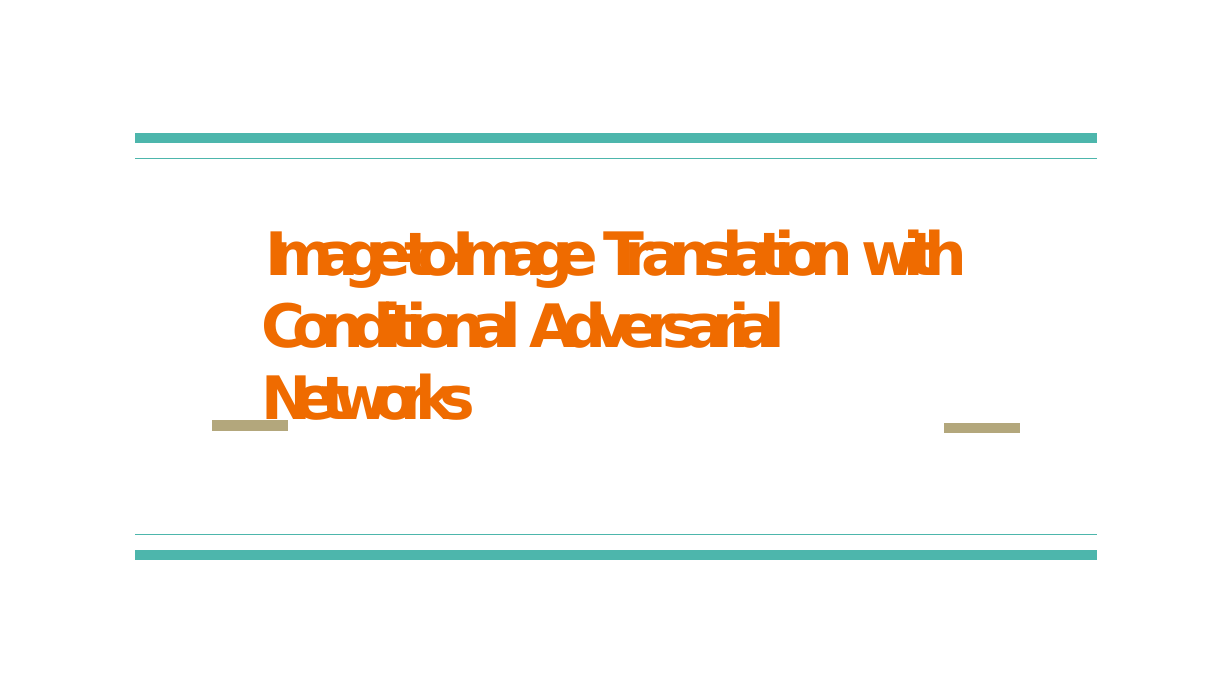
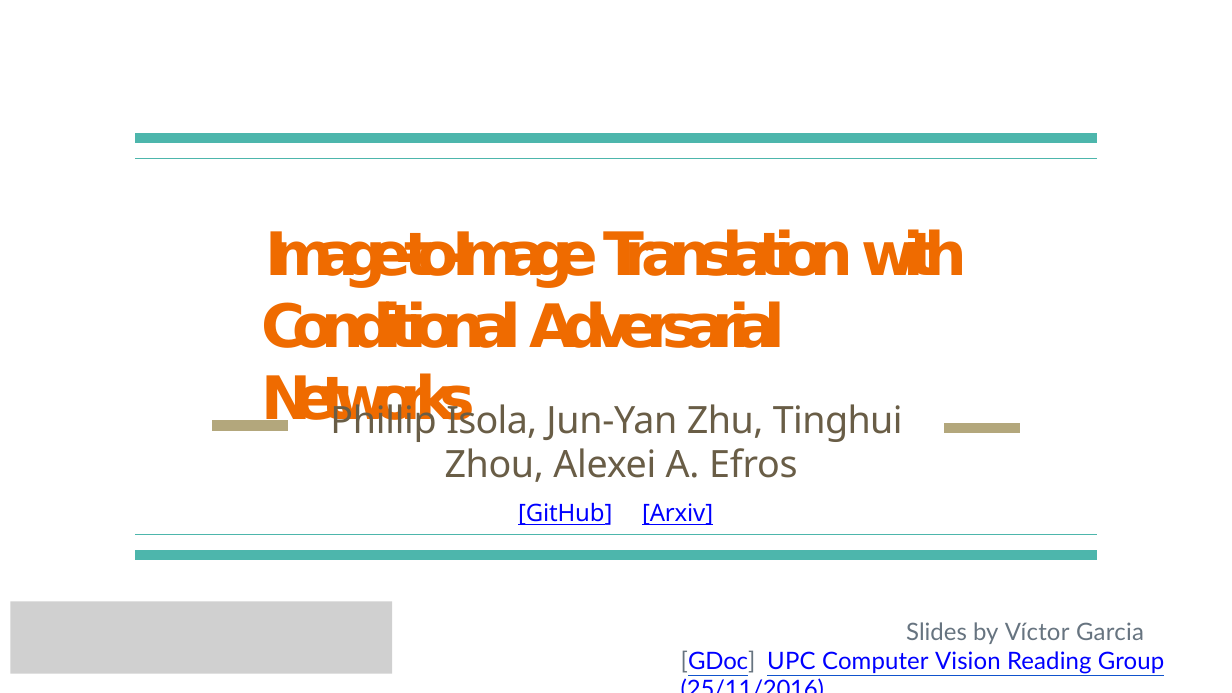
Before and after one commit to nahidulislam003/patternlab, a slide deck: slide 1 of 07-image-to-imagetranslationwithconditionaladversarialnetworks-161125155412-converted.pptx. Drawn at 1232x693 pixels with LibreOffice and Linux fonts; fonts in the diff are those of the drawing; grey boxes stand for pictures. Boxes give left, top, right and bottom in pixels: in the first picture for what was removed or moved away, otherwise in the second. Text is boxed around its words. In the diff, an @@ line names an element or a change of style, - is before the commit and + after.

```diff
--- a/07-image-to-imagetranslationwithconditionaladversarialnetworks-161125155412-converted.pptx
+++ b/07-image-to-imagetranslationwithconditionaladversarialnetworks-161125155412-converted.pptx
@@ text added at (x1=330, y1=398, x2=903, y2=525), 22 pt, text #695D46 @@
+Phillip Isola, Jun-Yan Zhu, Tinghui Zhou, Alexei A. Efros
+[GitHub] [Arxiv]
@@ picture added at (x1=10, y1=601, x2=392, y2=674) @@
@@ text added at (x1=681, y1=622, x2=1164, y2=674), 14 pt, text #0000FF, underline @@
+Slides by Víctor Garcia [GDoc] UPC Computer Vision Reading Group (25/11/2016)
```
Also in this commit, not shown: 2 other slides changed.
